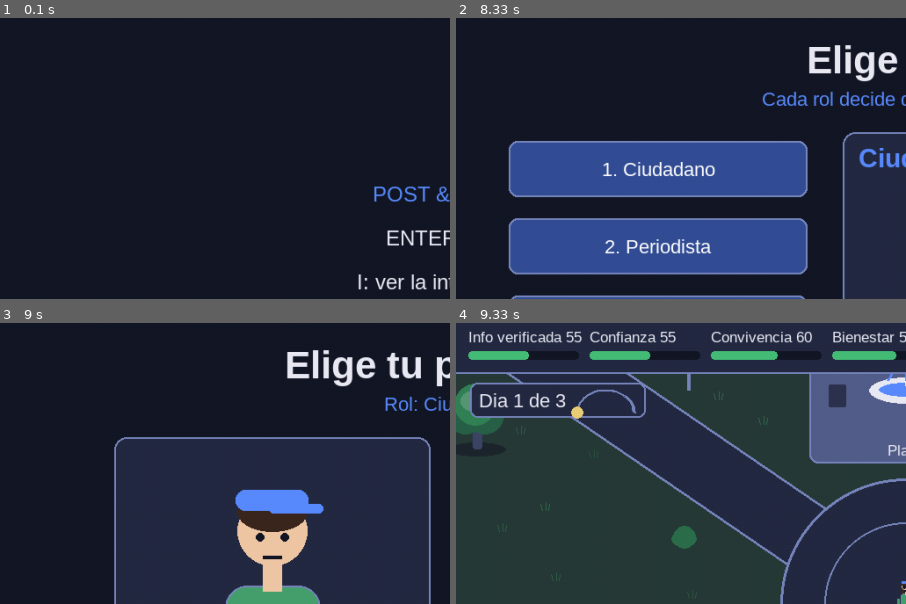
Above: before the commit, frames 1-4 (two rows, left to right).
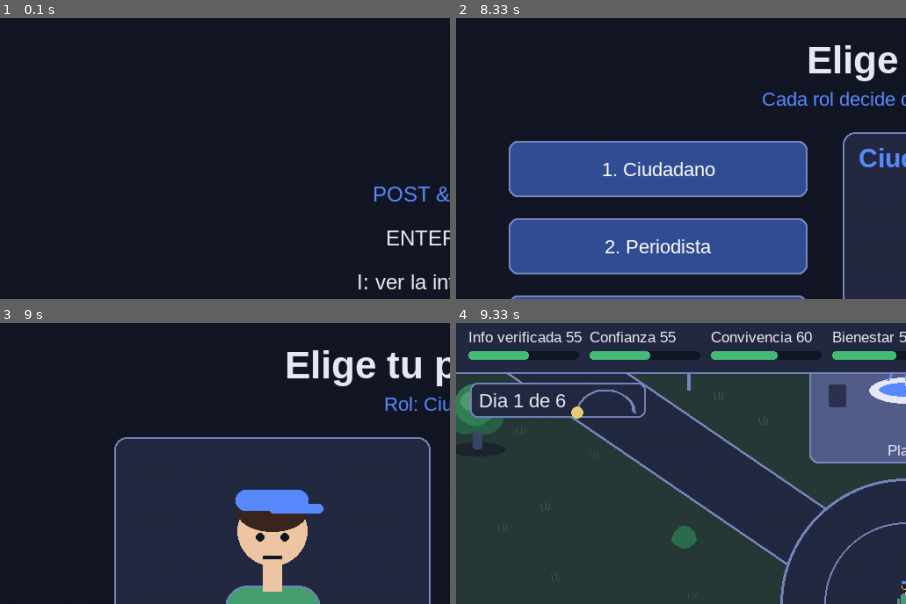
Above: after the commit, the same moments.

Repository: Jsvarela/POST-TRUTH
Game: pygame game, started from src/main.py
Same seed, same stepped clock (60 frames per second), same inputs: the game is played once before the commit and once after it.
Inputs (mouse positions are % of the whole screen's width and height, from its top left):
- Up to frame 1 (0.1 s): no input
- Up to frame 2 (8.33 s): tap Enter at 0.33 s; hold Right 0.67-1.13 s; move the mouse to (82, 47) at 0.7 s; hold Up 1.17-1.47 s; hold Right 1.5-1.97 s; hold Left 2-2.53 s; hold Down 2.57-2.87 s; hold Up 3.33-3.7 s; hold Right 3.73-4.37 s; hold Down 4.4-4.77 s; tap 1 at 4.55, 5.95 s; hold Left 4.8-5.27 s; hold Right 5.3-5.77 s; hold Up 5.8-6.1 s; hold Right 6.13-6.6 s; tap G at 6.63 s; tap 4 at 6.97 s; hold Down 7.87-8.17 s; move the mouse to (52, 16) at 7.9 s; hold Left from 8.2 s (still down)
- Up to frame 3 (9 s): tap 1 at 8.35 s; release Left at 8.6 s
- Up to frame 4 (9.33 s): click "2. Mujer" at 9.08 s
The pictures show only the part of the screen within x 0-50%, y 0-50%; the shares and areas given below are measured in that part.

Frames 1-3 are identical in both runs. In frame 4, less than 0.1% of the frame differs, in the area x 22-25%, y 25-30%.

Commit message:
Campana de 6 dias de 150 s: se usan las 18 publicaciones, 2 por dia mas una crisis

Diff:
--- a/src/post_truth/config.py
+++ b/src/post_truth/config.py
@@ -18,6 +18,7 @@
 
 RUTA_EVENTOS = Path(__file__).resolve().parents[2] / "data" / "events.json"
 EVENTOS_POR_PARTIDA = 8
+DIAS_CAMPANA = 6          # dias de la campana; con 6 se usan las 18 publicaciones (2 por dia + 1 crisis viral)
 RUTA_GRAFO_SOCIAL = Path(__file__).resolve().parents[2] / "data" / "grafo_social.json"
 RUTA_GRAFO_CIUDAD = Path(__file__).resolve().parents[2] / "data" / "grafo_ciudad.json"
 RUTA_INTRO = Path(__file__).resolve().parents[2] / "data" / "intro.json"
--- a/src/post_truth/sesion.py
+++ b/src/post_truth/sesion.py
@@ -6,7 +6,7 @@
 from dataclasses import asdict, dataclass, field, replace
 from typing import Sequence
 
-from post_truth.config import RUTA_EVENTOS, RUTA_GRAFO_CIUDAD
+from post_truth.config import DIAS_CAMPANA, RUTA_EVENTOS, RUTA_GRAFO_CIUDAD
 from post_truth.decision_tree import DecisionNode, DecisionTree, load_trees
 from post_truth.game_state import CityState
 from post_truth.models import Impact
@@ -28,8 +28,8 @@
 UMBRAL_VIRAL = 300     # likes desde los que una publicacion es viral y se decide con reloj
 TIEMPO_VIRAL = 30.0    # segundos por turno; corren tambien en la calle (buscar evidencia cuesta tiempo)
 AVISO_VENCIDO = "Se te acabo el tiempo: la publicacion siguio circulando sin que nadie la frenara."
-DIAS, NOTICIAS_POR_DIA = 3, 2         # campana: cada dia trae sus noticias y una crisis viral
-DURACION_DIA = 180.0                  # segundos de un dia (corre en la calle y mientras se decide)
+DIAS, NOTICIAS_POR_DIA = DIAS_CAMPANA, 2   # campana: cada dia trae sus noticias y una crisis viral
+DURACION_DIA = 150.0                  # segundos de un dia (corre en la calle y mientras se decide)
 MOMENTO_CRISIS = (0.3, 0.7)           # la crisis aparece entre el 30% y el 70% del dia
 FACTOR_TIEMPO_EXTENDIDO = 1.5         # accesibilidad: dias y relojes mas largos
 
